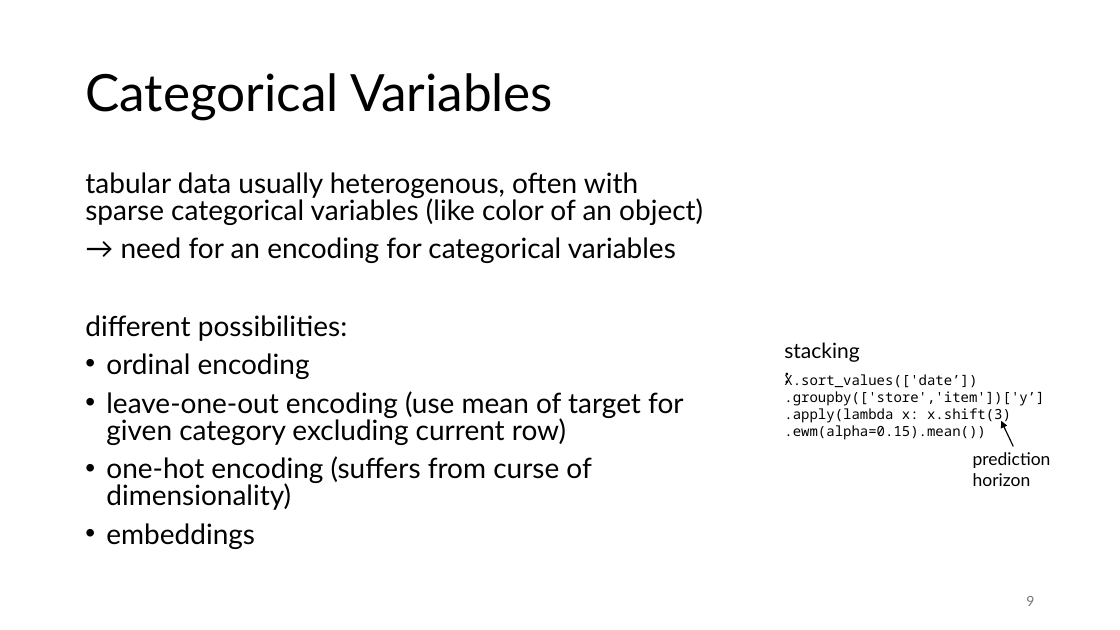
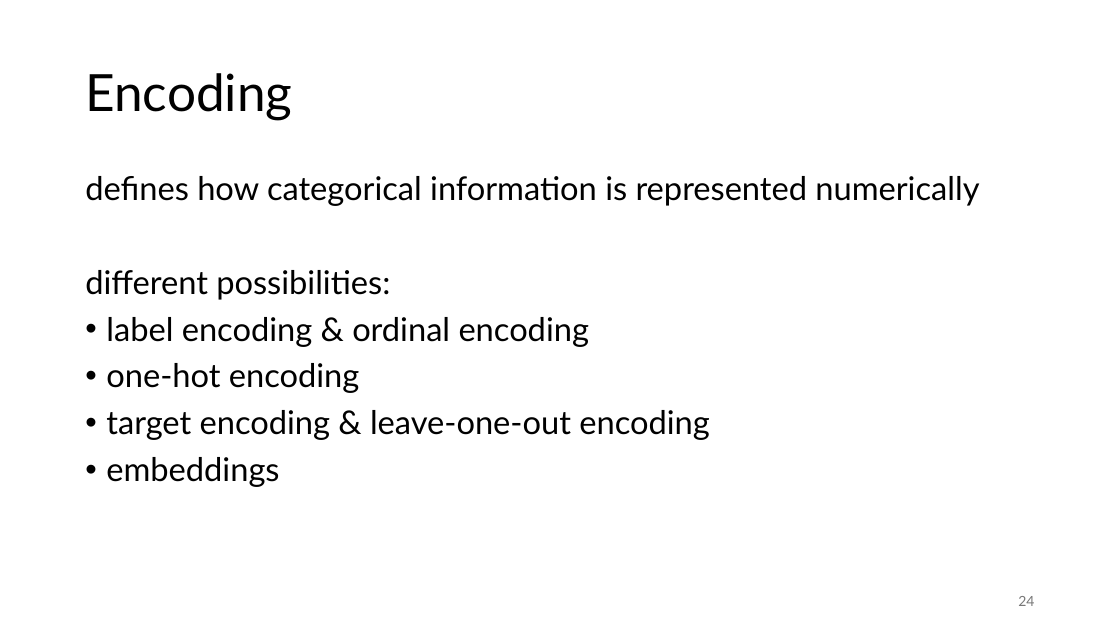
Before and after one commit to FelixWick/data_science, a slide deck: slide 24 of slides/6_feature_engineering.pptx (slide 9 before the commit). Drawn at 1120x630 pixels with LibreOffice and Linux fonts; fonts in the diff are those of the drawing. Boxes give left, top, right and bottom in pixels: in the first picture for what was removed or moved away, otherwise in the second. Text is boxed around its words. In the diff, an @@ line names an element or a change of style, - is before the commit and + after.

```diff
--- a/slides/6_feature_engineering.pptx
+++ b/slides/6_feature_engineering.pptx
@@ title at box(85, 73, 292, 120): text changed @@
-Categorical Variables
+Encoding
@@ text at box(85, 176, 979, 206): text changed; size 24.1 to 28 pt @@
-tabular data usually heterogenous, often with sparse categorical variables (like color of an object)
-→ need for an encoding for categorical variables
+defines how categorical information is represented numerically
@@ text at box(85, 270, 390, 487): size 24.1 to 28 pt in "different possibilities:", "embeddings"; line spacing 0.8 to 0.9 @@
@@ text at box(106, 317, 710, 440): text changed; size 24.1 to 28 pt @@
-• ordinal encoding
-• leave-one-out encoding (use mean of target for given category excluding current row)
-• one-hot encoding (suffers from curse of dimensionality)
+• label encoding & ordinal encoding
+• one-hot encoding
+• target encoding & leave-one-out encoding
@@ text removed at box(784, 342, 859, 362) @@
-stacking:
@@ text removed at box(784, 372, 1044, 440) @@
-X.sort_values(['date’])
-.groupby(['store','item'])['y’]
-.apply(lambda x: x.shift(3)
-.ewm(alpha=0.15).mean())
@@ arrow removed from (1013, 446) to (1002, 421) @@
@@ text removed at box(973, 452, 1051, 486) @@
-prediction horizon
@@ page number at box(1018, 596, 1034, 606): text changed @@
-9
+24
```
Also in this commit, not shown: 10 other slides changed, 27 slides added, 11 slides removed, 2 other files.
